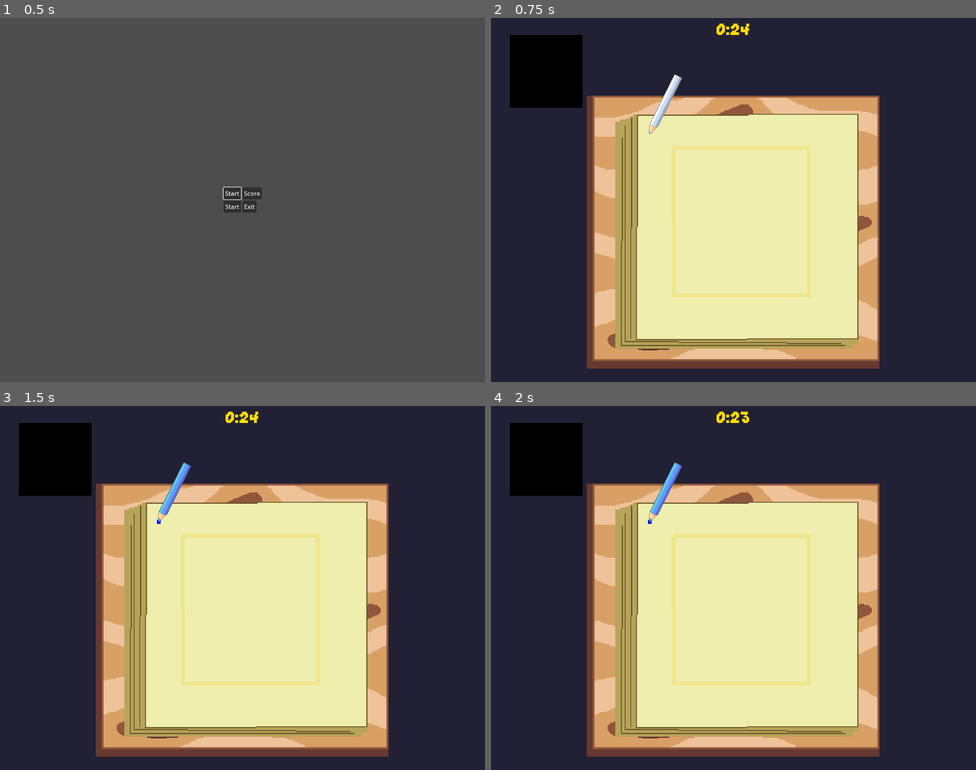
Above: before the commit, frames 1-4 (two rows, left to right).
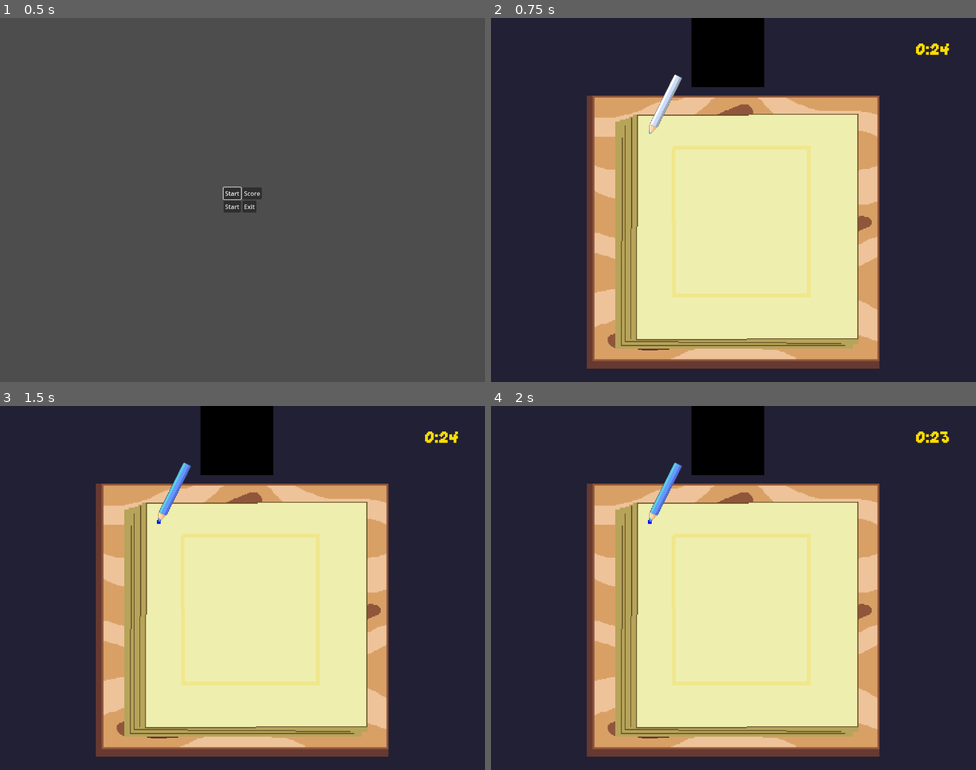
Above: after the commit, the same moments.

Repository: feliperieder/ultimate-color
Game: Godot game, scene res://Menus/Menu.tscn
Same seed, same stepped clock (60 frames per second), same inputs: the game is played once before the commit and once after it.
Inputs:
- Up to frame 1 (0.5 s): no input
- Up to frame 2 (0.75 s): click "Start" at 0.5 s
- Up to frame 3 (1.5 s): tap Enter at 1.25 s; hold A (blue_color) from 1.28 s (still down)
- Up to frame 4 (2 s): keep holding A (blue_color)

Frame 1 is identical in both runs. In frame 2, 6.0% of the frame differs, in the area x 3-95%, y 0-25%; in frame 3, 6.0%; in frame 4, 6.0%.

Commit message:
arrumei a cagada

Diff:
--- a/Levels/level1.tscn
+++ b/Levels/level1.tscn
@@ -6,7 +6,6 @@
 [ext_resource type="PackedScene" uid="uid://dc6x4phax06m5" path="res://Timer/Timer.tscn" id="4_w6k7w"]
 [ext_resource type="PackedScene" uid="uid://d1usyydica8j" path="res://Players/player_test.tscn" id="5_4bgaw"]
 [ext_resource type="PackedScene" uid="uid://cpencn7rbua8f" path="res://Players/drawing.tscn" id="6_n5uim"]
-[ext_resource type="PackedScene" uid="uid://gc3bvop65cqu" path="res://animation.tscn" id="7_gwa5w"]
 
 [node name="Main" type="Node2D"]
 script = ExtResource("1_ns2qd")
@@ -18,9 +17,6 @@
 scale = Vector2(2.5, 2.5)
 texture = ExtResource("2_idswf")
 
-[node name="Timer" parent="." instance=ExtResource("4_w6k7w")]
-timer_time = 20
-
 [node name="PlayerTest" parent="." instance=ExtResource("5_4bgaw")]
 position = Vector2(494, 324)
 
@@ -30,4 +26,6 @@
 points = PackedVector2Array(470, 330, 470, 740, 880, 740, 470, 330)
 color = "blue"
 
-[node name="animation" parent="." instance=ExtResource("7_gwa5w")]
+[node name="Timer" parent="." instance=ExtResource("4_w6k7w")]
+position = Vector2(1165, 84)
+timer_time = 20
--- a/Levels/level2.tscn
+++ b/Levels/level2.tscn
@@ -6,7 +6,6 @@
 [ext_resource type="PackedScene" uid="uid://d1usyydica8j" path="res://Players/player_test.tscn" id="4_htgu5"]
 [ext_resource type="PackedScene" uid="uid://cpencn7rbua8f" path="res://Players/drawing.tscn" id="5_58c32"]
 [ext_resource type="PackedScene" uid="uid://b5et3exwbxfh8" path="res://level_line.tscn" id="6_f16tk"]
-[ext_resource type="PackedScene" uid="uid://gc3bvop65cqu" path="res://animation.tscn" id="9_4n7v0"]
 
 [node name="Main" type="Node2D"]
 script = ExtResource("1_rl64h")
@@ -18,9 +17,6 @@
 scale = Vector2(2.5, 2.5)
 texture = ExtResource("2_0okmo")
 
-[node name="Timer" parent="." instance=ExtResource("3_xutns")]
-timer_time = 25
-
 [node name="PlayerTest" parent="." instance=ExtResource("4_htgu5")]
 position = Vector2(494, 324)
 
@@ -30,4 +26,6 @@
 points = PackedVector2Array(448, 320, 448, 768, 896, 768, 896, 704, 832, 704, 832, 640, 768, 640, 768, 576, 704, 576, 704, 512, 640, 512, 640, 448, 576, 448, 576, 384, 512, 384, 512, 320, 448, 320)
 color = "purple"
 
-[node name="animation" parent="." instance=ExtResource("9_4n7v0")]
+[node name="Timer" parent="." instance=ExtResource("3_xutns")]
+position = Vector2(1165, 84)
+timer_time = 25
--- a/Levels/level3.tscn
+++ b/Levels/level3.tscn
@@ -6,7 +6,6 @@
 [ext_resource type="PackedScene" uid="uid://d1usyydica8j" path="res://Players/player_test.tscn" id="4_0cjo1"]
 [ext_resource type="PackedScene" uid="uid://cpencn7rbua8f" path="res://Players/drawing.tscn" id="5_xqv1e"]
 [ext_resource type="PackedScene" uid="uid://b5et3exwbxfh8" path="res://level_line.tscn" id="6_jw5eh"]
-[ext_resource type="PackedScene" uid="uid://gc3bvop65cqu" path="res://animation.tscn" id="7_ok3on"]
 
 [node name="Main" type="Node2D"]
 script = ExtResource("1_cxed1")
@@ -18,15 +17,10 @@
 scale = Vector2(2.5, 2.5)
 texture = ExtResource("2_2ku6a")
 
-[node name="Timer" parent="." instance=ExtResource("3_ym8bh")]
-timer_time = 55
-
 [node name="PlayerTest" parent="." instance=ExtResource("4_0cjo1")]
 position = Vector2(494, 324)
 
 [node name="Drawing" parent="." instance=ExtResource("5_xqv1e")]
-
-[node name="animation" parent="." instance=ExtResource("7_ok3on")]
 
 [node name="LevelLine" parent="." instance=ExtResource("6_jw5eh")]
 scale = Vector2(0.962102, 0.984122)
@@ -61,3 +55,7 @@
 position = Vector2(408, 808)
 points = PackedVector2Array(456, -56, 544, -56)
 color = "green"
+
+[node name="Timer" parent="." instance=ExtResource("3_ym8bh")]
+position = Vector2(1165, 84)
+timer_time = 50
--- a/Levels/level4.tscn
+++ b/Levels/level4.tscn
@@ -1,11 +1,10 @@
-[gd_scene load_steps=8 format=3 uid="uid://ccb88my815yj8"]
+[gd_scene load_steps=7 format=3 uid="uid://ccb88my815yj8"]
 
 [ext_resource type="Script" path="res://main.gd" id="1_bwc0u"]
 [ext_resource type="Texture2D" uid="uid://df7m0h1pa775j" path="res://Art/BG/bg_AZUL.png" id="2_t78oi"]
 [ext_resource type="PackedScene" uid="uid://dc6x4phax06m5" path="res://Timer/Timer.tscn" id="3_s6fvl"]
 [ext_resource type="PackedScene" uid="uid://d1usyydica8j" path="res://Players/player_test.tscn" id="4_dqqbi"]
 [ext_resource type="PackedScene" uid="uid://cpencn7rbua8f" path="res://Players/drawing.tscn" id="5_gxire"]
-[ext_resource type="PackedScene" uid="uid://gc3bvop65cqu" path="res://animation.tscn" id="7_b4wjd"]
 [ext_resource type="PackedScene" uid="uid://b5et3exwbxfh8" path="res://level_line.tscn" id="7_guf6i"]
 
 [node name="Main" type="Node2D"]
@@ -18,15 +17,10 @@
 scale = Vector2(2.5, 2.5)
 texture = ExtResource("2_t78oi")
 
-[node name="Timer" parent="." instance=ExtResource("3_s6fvl")]
-timer_time = 25
-
 [node name="PlayerTest" parent="." instance=ExtResource("4_dqqbi")]
 position = Vector2(494, 324)
 
 [node name="Drawing" parent="." instance=ExtResource("5_gxire")]
-
-[node name="animation" parent="." instance=ExtResource("7_b4wjd")]
 
 [node name="LevelLine" parent="." instance=ExtResource("7_guf6i")]
 position = Vector2(4, 70)
@@ -47,3 +41,7 @@
 position = Vector2(4, 70)
 points = PackedVector2Array(750, 500, 650, 700)
 color = "green"
+
+[node name="Timer" parent="." instance=ExtResource("3_s6fvl")]
+position = Vector2(1165, 84)
+timer_time = 25
--- a/Players/player_test.gd
+++ b/Players/player_test.gd
@@ -93,6 +93,7 @@
 	else:
 		if int(clock.timer.time_left) % 10 == 0 and not game_ended:
 			animation.play("default")
+			pass
 
 	timerPontuation()
 
--- a/Timer/Timer.tscn
+++ b/Timer/Timer.tscn
@@ -13,16 +13,17 @@
 script = ExtResource("1_k2lke")
 
 [node name="Timer" type="Timer" parent="."]
+wait_time = 10.0
+autostart = true
 
-[node name="CanvasLayer" type="CanvasLayer" parent="."]
-
-[node name="Label" type="Label" parent="CanvasLayer"]
+[node name="Label" type="Label" parent="."]
 anchors_preset = 5
 anchor_left = 0.5
 anchor_right = 0.5
-offset_left = -20.0
-offset_right = 20.0
-offset_bottom = 55.0
+offset_left = -56.0
+offset_top = -32.0
+offset_right = 60.0
+offset_bottom = 28.0
 grow_horizontal = 2
 size_flags_horizontal = 4
 label_settings = SubResource("LabelSettings_wxfn5")
--- a/Timer/timer.gd
+++ b/Timer/timer.gd
@@ -1,8 +1,7 @@
 extends Node2D
 
 @onready var timer = $Timer as Timer
-@onready var timer_label = $CanvasLayer/Label as Label
-
+@onready var timer_label = $Label as Label
 @export var timer_time = 90
 
 #Variáveis de tempo
--- /dev/null
+++ b/UI/ui_layer.tscn
@@ -0,0 +1,18 @@
+[gd_scene load_steps=2 format=3 uid="uid://i6nu1j1564eq"]
+
+[ext_resource type="PackedScene" uid="uid://gc3bvop65cqu" path="res://UI/animation.tscn" id="1_5mfve"]
+
+[node name="UILayer" type="Control"]
+layout_mode = 3
+anchors_preset = 15
+anchor_right = 1.0
+anchor_bottom = 1.0
+grow_horizontal = 2
+grow_vertical = 2
+size_flags_horizontal = 8
+size_flags_vertical = 0
+
+[node name="CanvasLayer" type="CanvasLayer" parent="."]
+
+[node name="animation" parent="CanvasLayer" instance=ExtResource("1_5mfve")]
+position = Vector2(625, 86)
--- a/main.gd
+++ b/main.gd
@@ -2,12 +2,13 @@
 var points
 
 @onready var background = $LevelLine as Line2D
-@onready var clock = $Timer as Node2D
 @onready var player = $PlayerTest as CharacterBody2D
 @onready var drawing = $Drawing as Node2D
-@onready var animation = $animation as AnimatedSprite2D
+@onready var clock = $Timer as Node2D
+@onready var animation = $UILayer/CanvasLayer/animation as AnimatedSprite2D
 
 @export var level = 0
+@export var time = 20
 
 const SCORE_MENU_PATH = preload("res://Menus/Score Menu.tscn")
 
--- a/main.tscn
+++ b/main.tscn
@@ -1,12 +1,12 @@
 [gd_scene load_steps=8 format=3 uid="uid://y0ixtj32pwe3"]
 
-[ext_resource type="PackedScene" uid="uid://dc6x4phax06m5" path="res://Timer/Timer.tscn" id="1_4rcma"]
 [ext_resource type="Script" path="res://main.gd" id="1_7xp4k"]
 [ext_resource type="PackedScene" uid="uid://cpencn7rbua8f" path="res://Players/drawing.tscn" id="1_dq840"]
 [ext_resource type="PackedScene" uid="uid://d1usyydica8j" path="res://Players/player_test.tscn" id="2_b3ych"]
 [ext_resource type="PackedScene" uid="uid://b5et3exwbxfh8" path="res://level_line.tscn" id="2_d32u7"]
 [ext_resource type="Texture2D" uid="uid://df7m0h1pa775j" path="res://Art/BG/bg_AZUL.png" id="2_wnwuy"]
-[ext_resource type="PackedScene" uid="uid://gc3bvop65cqu" path="res://animation.tscn" id="7_blq43"]
+[ext_resource type="PackedScene" uid="uid://i6nu1j1564eq" path="res://UI/ui_layer.tscn" id="7_8x0ow"]
+[ext_resource type="PackedScene" uid="uid://dc6x4phax06m5" path="res://Timer/Timer.tscn" id="7_v6ubg"]
 
 [node name="Main" type="Node2D"]
 script = ExtResource("1_7xp4k")
@@ -22,12 +22,13 @@
 points = PackedVector2Array(212, 85, 569, 85, 569, 475, 213, 475, 212, 85)
 color = "yellow"
 
-[node name="Timer" parent="." instance=ExtResource("1_4rcma")]
-timer_time = 25
-
 [node name="PlayerTest" parent="." instance=ExtResource("2_b3ych")]
 position = Vector2(419, 306)
 
 [node name="Drawing" parent="." instance=ExtResource("1_dq840")]
 
-[node name="animation" parent="." instance=ExtResource("7_blq43")]
+[node name="Timer" parent="." instance=ExtResource("7_v6ubg")]
+position = Vector2(1165, 84)
+timer_time = 25
+
+[node name="UILayer" parent="." instance=ExtResource("7_8x0ow")]
Not shown: 1 places in Levels/level1.tscn that only renumber resources
Not shown: 1 places in Levels/level2.tscn that only renumber resources
Not shown: 1 places in Levels/level3.tscn that only renumber resources
Renamed: animation.tscn -> UI/animation.tscn
